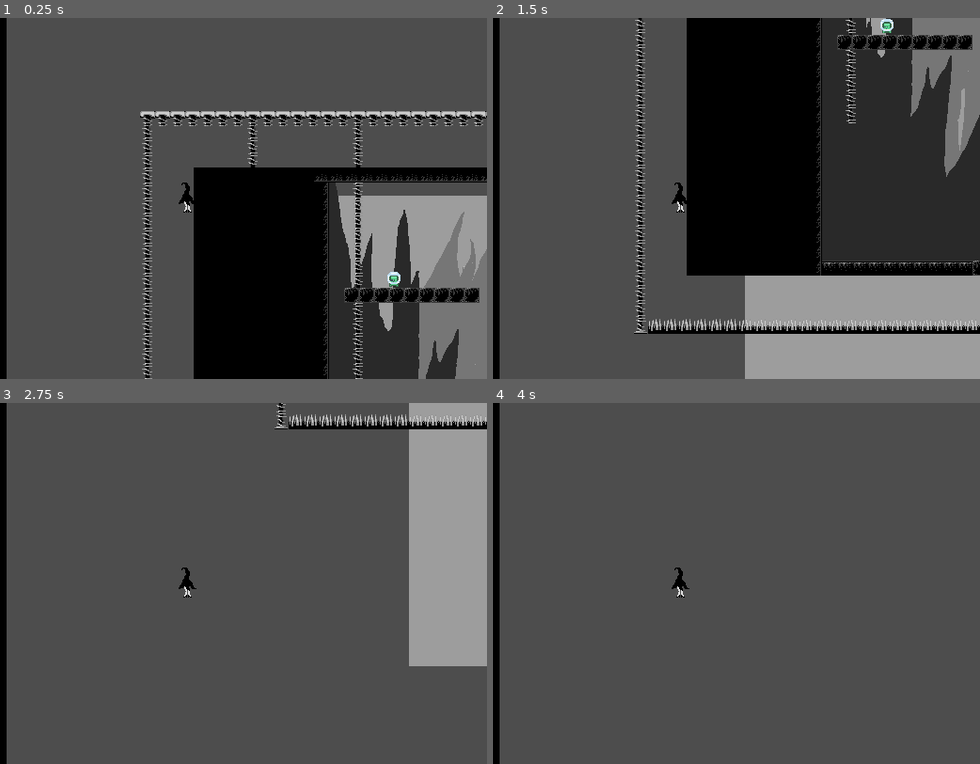
Above: before the commit, frames 1-4 (two rows, left to right).
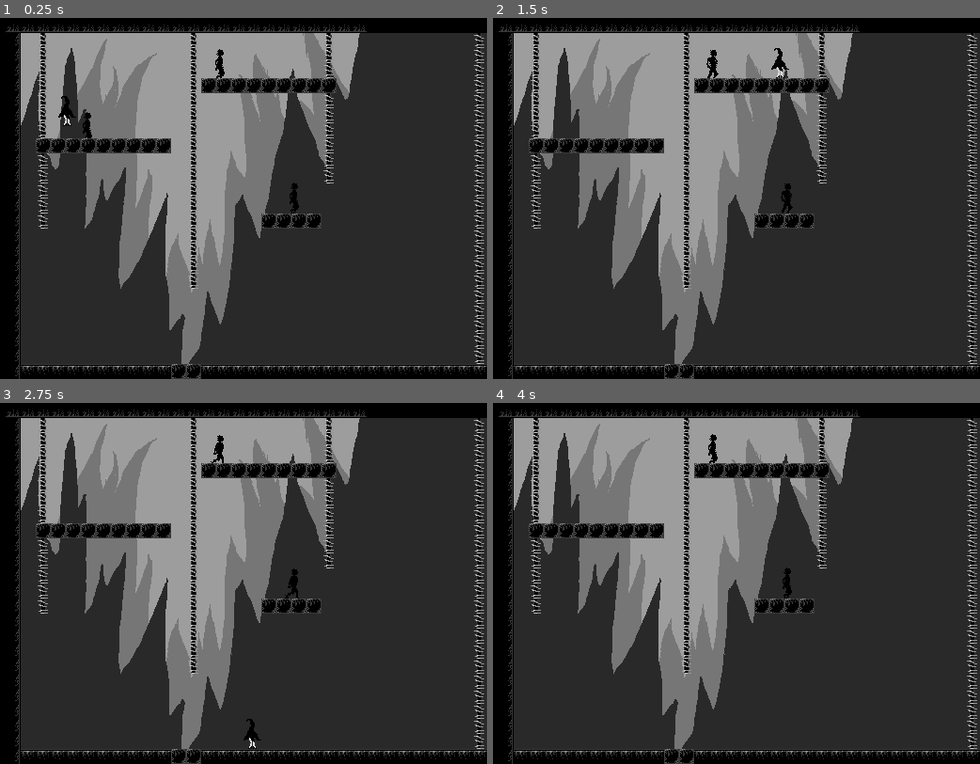
Above: after the commit, the same moments.

Repository: jojovary/HNUWinterGameJam24
Game: Godot game, scene res://Szenen/PrototypeLevel.tscn
Two runs of this game, one before a commit and one after it. Both use one fixed random seed, a clock stepped at 60 frames per second and the inputs below.
Inputs (mouse positions are in pixels of both pictures, inside the frame that each line leads up to):
- Up to frame 1 (0.25 s): no input
- Up to frame 2 (1.5 s): tap Enter (eat) at 0.5, 0.6 s; move the mouse to (809, 180) at 0.52 s; hold Right (ui_right) from 0.53 s (still down); click (809, 180) at 0.67 s; tap Space (jump) at 0.77 s; move the mouse to (561, 216) at 1.27 s; right-click (561, 216) at 1.35 s
- Up to frame 3 (2.75 s): tap Space (jump) at 1.52 s; tap Enter (eat) at 1.55, 2.1 s; move the mouse to (248, 504) at 2.02 s; release Right (ui_right) at 2.03 s; hold Left (ui_left) from 2.03 s (still down)
- Up to frame 4 (4 s): move the mouse to (648, 655) at 2.77 s; release Left (ui_left) at 2.78 s; hold Right (ui_right) from 2.78 s (still down); tap Enter (eat) at 2.85, 3.8 s; click (648, 655) at 2.92 s; tap Space (jump) at 3.02, 3.77 s; move the mouse to (858, 637) at 3.52 s; hold Right mouse button (Dash) from 3.53 s (still down)

The runs differ from the first frame. In frame 1, 88% of the frame differs, in the area x 1-100%, y 0-100%; in frame 2, 78%; in frame 3, 95%; in frame 4, 95%.
Error after the commit: Invalid access to property or key 'position' on a base object of type 'null instance'. (res://Scripte/middle_player_distance.gd:15)

Commit message:
Prototyp Erweiterung

Diff:
--- /dev/null
+++ b/ssss/Scripte/blood_timer_ui.gd
@@ -0,0 +1,29 @@
+extends Node2D
+
+@onready var canfire = true
+@onready var timer = $BloodTimer
+@onready var texture_progress = $BloodTimerBar
+@onready var label = $BloodTimerLabel
+@onready var percentage_of_time
+
+
+func _process(delta):
+	if timer.get_time_left() > 0:
+		percentage_of_time = ((1-timer.get_time_left()/timer.get_wait_time())*100)
+	var use_int = int(percentage_of_time)
+	label.text = str(use_int) + "%"
+	texture_progress.set_value(timer.get_time_left())
+	print(percentage_of_time)
+#func _on_Button_pressed():
+	#if canfire:
+		#canfire = false
+		#$Reload_Timer.start()
+
+
+func _on_blood_timer_timeout():
+	get_tree().change_scene_to_file("res://Szenen/death_screen.tscn")
+
+
+func _on_player_kill():
+	timer.start()
+	print("kill")
--- /dev/null
+++ b/ssss/Scripte/button.gd
@@ -0,0 +1,15 @@
+extends Button
+
+
+# Called when the node enters the scene tree for the first time.
+func _ready():
+	pass # Replace with function body.
+
+
+# Called every frame. 'delta' is the elapsed time since the previous frame.
+func _process(delta):
+	pass
+
+
+func _on_pressed():
+		get_tree().quit()
--- a/ssss/Scripte/enemy.gd
+++ b/ssss/Scripte/enemy.gd
@@ -1,4 +1,7 @@
 extends Area2D
+
+
+
 
 func _on_body_entered(body: Node2D) -> void:
 	if body.is_in_group("Player"):
--- a/ssss/Scripte/middle_player_distance.gd
+++ b/ssss/Scripte/middle_player_distance.gd
@@ -12,11 +12,11 @@
 	middlebackground_vector()
 func middleplayer_vector():
 	#print ($"../Player".position - $".".position)
-	offset = $"../../Player".position - $".".position
+	offset = $"../Player".position - $".".position
 	#print (str(offset.y) + " + " + str(offset.x))
 func middlebackground_vector():
-	$"../MovingBackground".position = offset * -0.02
-	$"../BGMountainBlack".position = offset * -0.04
-	$"../BGMountainGray".position = offset * -0.08
-	$"../BGMountainGrey".position = offset * -0.16
-	$"../BGGrey".position = offset * -0.19
+	$"../ParallaxAtHome/MovingBackground".position = offset * -0.02
+	$"../ParallaxAtHome/BGMountainBlack".position = offset * -0.04
+	$"../ParallaxAtHome/BGMountainGray".position = offset * -0.08
+	$"../ParallaxAtHome/BGMountainGrey".position = offset * -0.16
+	$"../ParallaxAtHome/BGGrey".position = offset * -0.19
--- a/ssss/Scripte/player.gd
+++ b/ssss/Scripte/player.gd
@@ -13,7 +13,7 @@
 const max_jump_count = 3
 var current_direction = 0
 
-
+signal kill
 
 
 func _physics_process(delta: float) -> void:
@@ -65,6 +65,9 @@
 			Global.enemyInRange.queue_free()
 			Global.enemyInRange = null
 
+			emit_signal("kill")
+
+
 
 
 
--- /dev/null
+++ b/ssss/Scripte/start_button.gd
@@ -0,0 +1,15 @@
+extends Button
+
+
+# Called when the node enters the scene tree for the first time.
+func _ready():
+	pass # Replace with function body.
+
+
+# Called every frame. 'delta' is the elapsed time since the previous frame.
+func _process(delta):
+	pass
+
+
+func _on_pressed():
+	get_tree().change_scene_to_file("res://Szenen/PrototypeLevelMartin.tscn")
--- /dev/null
+++ b/ssss/Scripte/zombie_sprite.gd
@@ -0,0 +1,11 @@
+extends AnimatedSprite2D
+
+
+# Called when the node enters the scene tree for the first time.
+func _ready():
+	$".".play("Walk")
+
+
+# Called every frame. 'delta' is the elapsed time since the previous frame.
+func _process(delta):
+	pass
--- a/ssss/Szenen/Enemy.tscn
+++ b/ssss/Szenen/Enemy.tscn
@@ -1,15 +1,47 @@
-[gd_scene load_steps=4 format=3 uid="uid://dw57k6guerdyq"]
+[gd_scene load_steps=10 format=3 uid="uid://bt02wfefm3icm"]
 
 [ext_resource type="Script" path="res://Scripte/enemy.gd" id="1_06yx2"]
 [ext_resource type="Texture2D" uid="uid://dsokin0tdqwvp" path="res://Sprites/Prototyping Assets/tilemap-characters_packed.png" id="1_cgeib"]
+[ext_resource type="Texture2D" uid="uid://bfumfautjm32h" path="res://Sprites/WorkingSprites/Enemy_Zombie_Walk.png" id="3_b5lw7"]
+[ext_resource type="Script" path="res://Scripte/zombie_sprite.gd" id="4_1fpno"]
 
-[sub_resource type="CircleShape2D" id="CircleShape2D_cberp"]
-radius = 12.0416
+[sub_resource type="CapsuleShape2D" id="CapsuleShape2D_linvy"]
+height = 40.0
+
+[sub_resource type="AtlasTexture" id="AtlasTexture_psn55"]
+atlas = ExtResource("3_b5lw7")
+region = Rect2(0, 0, 16, 48)
+
+[sub_resource type="AtlasTexture" id="AtlasTexture_txb70"]
+atlas = ExtResource("3_b5lw7")
+region = Rect2(16, 0, 16, 48)
+
+[sub_resource type="AtlasTexture" id="AtlasTexture_j4ym2"]
+atlas = ExtResource("3_b5lw7")
+region = Rect2(32, 0, 16, 48)
+
+[sub_resource type="SpriteFrames" id="SpriteFrames_7hnq1"]
+animations = [{
+"frames": [{
+"duration": 1.0,
+"texture": SubResource("AtlasTexture_psn55")
+}, {
+"duration": 1.0,
+"texture": SubResource("AtlasTexture_txb70")
+}, {
+"duration": 1.0,
+"texture": SubResource("AtlasTexture_j4ym2")
+}],
+"loop": true,
+"name": &"Walk",
+"speed": 8.0
+}]
 
 [node name="Enemy" type="Area2D"]
 script = ExtResource("1_06yx2")
 
 [node name="Sprite2D" type="Sprite2D" parent="."]
+visible = false
 position = Vector2(3.57628e-07, -3.57628e-07)
 scale = Vector2(0.666667, 0.666667)
 texture = ExtResource("1_cgeib")
@@ -18,7 +50,13 @@
 frame = 1
 
 [node name="CollisionShape2D" type="CollisionShape2D" parent="."]
-shape = SubResource("CircleShape2D_cberp")
+shape = SubResource("CapsuleShape2D_linvy")
+
+[node name="ZombieSprite" type="AnimatedSprite2D" parent="."]
+sprite_frames = SubResource("SpriteFrames_7hnq1")
+animation = &"Walk"
+frame_progress = 0.101887
+script = ExtResource("4_1fpno")
 
 [connection signal="body_entered" from="." to="." method="_on_body_entered"]
 [connection signal="body_exited" from="." to="." method="_on_body_exited"]
--- a/ssss/Szenen/PrototypeLevel.tscn
+++ b/ssss/Szenen/PrototypeLevel.tscn
@@ -143,7 +143,7 @@
 physics_layer_0/collision_layer = 1
 sources/0 = SubResource("TileSetAtlasSource_te6gn")
 
-[node name="PrototypeLevel" type="Node2D"]
+[node name="PrototypeLevel2" type="Node2D"]
 
 [node name="Background" type="Node2D" parent="."]
 
@@ -257,6 +257,7 @@
 use_kinematic_bodies = true
 
 [node name="Player" parent="." instance=ExtResource("1_ya4xl")]
+position = Vector2(193, 67)
 
 [node name="AudioStreamPlayer" type="AudioStreamPlayer" parent="."]
 stream = ExtResource("10_4ih6d")
--- a/ssss/Szenen/PrototypeLevelMartin.tscn
+++ b/ssss/Szenen/PrototypeLevelMartin.tscn
@@ -8,8 +8,12 @@
 [ext_resource type="Texture2D" uid="uid://276m072vdkyn" path="res://Sprites/Prototyping Assets/mountainsgray.png" id="3_vk4pf"]
 [ext_resource type="Script" path="res://Scripte/middle_player_distance.gd" id="4_54fn6"]
 [ext_resource type="Texture2D" uid="uid://de16g1bgi8pqw" path="res://Sprites/Prototyping Assets/mountainsblack.png" id="4_kohdd"]
-
-[sub_resource type="TileSetAtlasSource" id="TileSetAtlasSource_kwnrc"]
+[ext_resource type="PackedScene" uid="uid://bt02wfefm3icm" path="res://Szenen/Enemy.tscn" id="6_dsk7r"]
+[ext_resource type="Script" path="res://Scripte/blood_timer_ui.gd" id="9_t8051"]
+[ext_resource type="Texture2D" uid="uid://d2bdxlhqgg0fm" path="res://Sprites/Prototyping Assets/Phiole_Empty.png" id="10_0xhpu"]
+[ext_resource type="Texture2D" uid="uid://dy18t6thrb1ky" path="res://Sprites/Prototyping Assets/Phiole_Full.png" id="11_xt3ur"]
+
+[sub_resource type="TileSetAtlasSource" id="TileSetAtlasSource_bs0jc"]
 texture = ExtResource("1_017qh")
 0:0/0 = 0
 1:0/0 = 0
@@ -139,47 +143,61 @@
 
 [sub_resource type="TileSet" id="TileSet_34k6y"]
 physics_layer_0/collision_layer = 1
-sources/0 = SubResource("TileSetAtlasSource_4kv5h")
+sources/0 = SubResource("TileSetAtlasSource_te6gn")
 
 [node name="PrototypeLevel" type="Node2D"]
 
-[node name="BGGrey" type="TextureRect" parent="."]
+[node name="ParallaxAtHome" type="Node2D" parent="."]
+
+[node name="BGGrey" type="TextureRect" parent="ParallaxAtHome"]
 offset_top = -145.0
 offset_right = 640.0
 offset_bottom = 405.0
 scale = Vector2(1, 1.4)
 texture = ExtResource("1_smbpi")
 
-[node name="BGMountainGrey" type="TextureRect" parent="."]
+[node name="BGMountainGrey" type="TextureRect" parent="ParallaxAtHome"]
 texture_filter = 1
 offset_right = 640.0
 offset_bottom = 384.0
 texture = ExtResource("2_tgk4w")
 
-[node name="ColorRect" type="ColorRect" parent="."]
+[node name="ColorRect" type="ColorRect" parent="ParallaxAtHome"]
 offset_top = 365.0
 offset_right = 640.0
 offset_bottom = 405.0
 color = Color(0.160784, 0.160784, 0.160784, 1)
 
-[node name="BGMountainGray" type="TextureRect" parent="."]
+[node name="BGMountainGray" type="TextureRect" parent="ParallaxAtHome"]
 texture_filter = 1
 offset_top = 20.0
 offset_right = 640.0
 offset_bottom = 404.0
 texture = ExtResource("3_vk4pf")
 
-[node name="BGMountainBlack" type="TextureRect" parent="."]
+[node name="BGMountainBlack" type="TextureRect" parent="ParallaxAtHome"]
 visible = false
 texture_filter = 1
 offset_right = 640.0
 offset_bottom = 384.0
 texture = ExtResource("4_kohdd")
 
-[node name="MovingBackground" type="TileMapLayer" parent="."]
+[node name="MovingBackground" type="TileMapLayer" parent="ParallaxAtHome"]
 texture_filter = 1
 tile_map_data = PackedByteArray("AAAnAP//AAAEAAEAAAAnAAAAAAAEAAEAAAAnAAEAAAAEAAEAAAAnAAIAAAAEAAEAAAAnAAMAAAAEAAEAAAAnAA …(3920 unchanged characters)…
 tile_set = SubResource("TileSet_t8g7d")
+
+[node name="Enemy" parent="." instance=ExtResource("6_dsk7r")]
+position = Vector2(175, 247)
+
+[node name="Enemy2" parent="." instance=ExtResource("6_dsk7r")]
+position = Vector2(297, 195)
+
+[node name="Enemy3" parent="." instance=ExtResource("6_dsk7r")]
+position = Vector2(376, 136)
+
+[node name="Enemy4" parent="." instance=ExtResource("6_dsk7r")]
+position = Vector2(271, 310)
 
 [node name="ParallaxBackground" parent="." instance=ExtResource("1_8bwvx")]
 visible = false
@@ -187,13 +205,48 @@
 
 [node name="Layer0" type="TileMapLayer" parent="."]
 use_parent_material = true
-tile_map_data = PackedByteArray("AAAIAAAAAAABAAIAAAAfAAAAAAA …(11776 unchanged characters)… BAAAAAAALABAAAAABAAAAAAAKABAAAAABAAAAAAA=")
+tile_map_data = PackedByteArray("AAAIAAAAAAABAAIAAAAfAAAAAAA …(11776 unchanged characters)… BAAAAAAALABAAAAABAAAAAAAKABAAAAABAAAAAAARAA0AAAABAAAAAAASAA0AAAABAAAAAAATAA0AAAABAAAAAAAWAAkAAAABAAAAAAAXAAkAAAABAAAAAAAYAAkAAAABAAAAAAA=")
 tile_set = SubResource("TileSet_34k6y")
 use_kinematic_bodies = true
+
+[node name="Player" parent="." instance=ExtResource("2_rekgb")]
+position = Vector2(475, 87)
 
 [node name="MiddleMarker" type="Marker2D" parent="."]
 position = Vector2(320, 192)
 script = ExtResource("4_54fn6")
 
-[node name="Player" parent="." instance=ExtResource("2_rekgb")]
-position = Vector2(475, 87)
+[node name="Camera2D" type="Camera2D" parent="."]
+anchor_mode = 0
+limit_left = 0
+limit_top = 0
+limit_right = 640
+limit_bottom = 384
+
+[node name="BloodTimerUI" type="Node2D" parent="."]
+script = ExtResource("9_t8051")
+
+[node name="BloodTimer" type="Timer" parent="BloodTimerUI"]
+wait_time = 5.0
+autostart = true
+
+[node name="BloodTimerBar" type="TextureProgressBar" parent="BloodTimerUI"]
+offset_left = 570.0
+offset_top = 7.0
+offset_right = 610.0
+offset_bottom = 391.0
+max_value = 5.0
+step = 0.1
+value = 5.0
+fill_mode = 3
+texture_under = ExtResource("10_0xhpu")
+texture_progress = ExtResource("11_xt3ur")
+
+[node name="BloodTimerLabel" type="Label" parent="BloodTimerUI"]
+offset_left = 724.0
+offset_top = 31.0
+offset_right = 764.0
+offset_bottom = 54.0
+
+[connection signal="kill" from="Player" to="BloodTimerUI" method="_on_player_kill"]
+[connection signal="timeout" from="BloodTimerUI/BloodTimer" to="BloodTimerUI" method="_on_blood_timer_timeout"]
--- /dev/null
+++ b/ssss/Szenen/death_screen.tscn
@@ -0,0 +1,40 @@
+[gd_scene load_steps=4 format=3 uid="uid://dgdrfjqaekkxi"]
+
+[ext_resource type="Texture2D" uid="uid://bin6m6hkfl1p7" path="res://Sprites/Prototyping Assets/Background_1.png" id="1_ni4i3"]
+[ext_resource type="FontFile" uid="uid://d0g3kk1x8fhaf" path="res://Sprites/Prototyping Assets/MGS2.ttf" id="2_xu8j4"]
+[ext_resource type="Script" path="res://Scripte/start_button.gd" id="3_ft5b2"]
+
+[node name="DeathScreen" type="Node2D"]
+
+[node name="Background1" type="Sprite2D" parent="."]
+texture_filter = 1
+scale = Vector2(2, 2)
+texture = ExtResource("1_ni4i3")
+centered = false
+
+[node name="RichTextLabel" type="RichTextLabel" parent="."]
+offset_left = 263.0
+offset_top = 160.0
+offset_right = 439.0
+offset_bottom = 249.0
+theme_override_colors/table_border = Color(1, 0, 0, 1)
+theme_override_colors/default_color = Color(0.839216, 0, 0, 1)
+theme_override_colors/font_outline_color = Color(0, 0, 0, 1)
+theme_override_constants/outline_size = 2
+theme_override_fonts/normal_font = ExtResource("2_xu8j4")
+theme_override_font_sizes/normal_font_size = 37
+theme_override_font_sizes/bold_font_size = 11
+text = "
+YOU DIED"
+
+[node name="StartButton" type="Button" parent="."]
+offset_left = 282.0
+offset_top = 245.0
+offset_right = 322.0
+offset_bottom = 283.0
+theme_override_fonts/font = ExtResource("2_xu8j4")
+text = "Try again
+"
+script = ExtResource("3_ft5b2")
+
+[connection signal="pressed" from="StartButton" to="StartButton" method="_on_pressed"]
--- a/ssss/Szenen/main_menu.tscn
+++ b/ssss/Szenen/main_menu.tscn
@@ -1,3 +1,37 @@
-[gd_scene format=3 uid="uid://bkh7t3kdb6y"]
+[gd_scene load_steps=5 format=3 uid="uid://bkh7t3kdb6y"]
+
+[ext_resource type="Texture2D" uid="uid://bin6m6hkfl1p7" path="res://Sprites/Prototyping Assets/Background_1.png" id="2_42qt1"]
+[ext_resource type="FontFile" uid="uid://d0g3kk1x8fhaf" path="res://Sprites/Prototyping Assets/MGS2.ttf" id="2_fvxmi"]
+[ext_resource type="Script" path="res://Scripte/start_button.gd" id="3_p1m82"]
+[ext_resource type="Script" path="res://Scripte/button.gd" id="4_5uvwt"]
 
 [node name="MainMenu" type="Node2D"]
+
+[node name="Background1" type="Sprite2D" parent="."]
+texture_filter = 1
+scale = Vector2(2, 2)
+texture = ExtResource("2_42qt1")
+centered = false
+
+[node name="StartButton" type="Button" parent="."]
+offset_left = 284.0
+offset_top = 145.0
+offset_right = 324.0
+offset_bottom = 183.0
+theme_override_fonts/font = ExtResource("2_fvxmi")
+text = "START
+"
+script = ExtResource("3_p1m82")
+
+[node name="Button" type="Button" parent="."]
+offset_left = 287.0
+offset_top = 192.0
+offset_right = 321.0
+offset_bottom = 224.0
+theme_override_fonts/font = ExtResource("2_fvxmi")
+theme_override_font_sizes/font_size = 20
+text = "QUIT"
+script = ExtResource("4_5uvwt")
+
+[connection signal="pressed" from="StartButton" to="StartButton" method="_on_pressed"]
+[connection signal="pressed" from="Button" to="Button" method="_on_pressed"]
--- a/ssss/Szenen/player.tscn
+++ b/ssss/Szenen/player.tscn
@@ -84,8 +84,13 @@
 
 [node name="Camera2D" type="Camera2D" parent="."]
 position = Vector2(-1, 0)
+limit_left = 0
+limit_top = 0
+limit_right = 640
+limit_bottom = 384
 
 [node name="TileMapLayer" type="TileMapLayer" parent="."]
+visible = false
 tile_map_data = PackedByteArray("AADs/wsAAAABAAEAAADt/wsAAAABAAEAAADu/wsAAAABAAEAAADv/wsAAAABAAEAAADw/wsAAAABAAEAAADx/w …(3376 unchanged characters)…
 tile_set = SubResource("TileSet_c42c6")
 y_sort_origin = 100
Binary file added: ssss/Sprites/Prototyping Assets/MGS2.ttf
Not shown, added: ssss/Sprites/Prototyping Assets/MGS2.ttf.import
Binary file added: ssss/Sprites/Prototyping Assets/Phiole_Empty.png
Not shown, added: ssss/Sprites/Prototyping Assets/Phiole_Empty.png.import
Binary file added: ssss/Sprites/Prototyping Assets/Phiole_Full.png
Not shown, added: ssss/Sprites/Prototyping Assets/Phiole_Full.png.import
Binary file added: ssss/Sprites/WorkingSprites/Enemy_CreepyThing_Walk.png
Not shown, added: ssss/Sprites/WorkingSprites/Enemy_CreepyThing_Walk.png.import
Binary file added: ssss/Sprites/WorkingSprites/Enemy_Zombie_Walk.png
Not shown, added: ssss/Sprites/WorkingSprites/Enemy_Zombie_Walk.png.import
Binary file added: ssss/Sprites/WorkingSprites/Ground_Tiles.png
Not shown, added: ssss/Sprites/WorkingSprites/Ground_Tiles.png.import
(and 5 more such lines)
